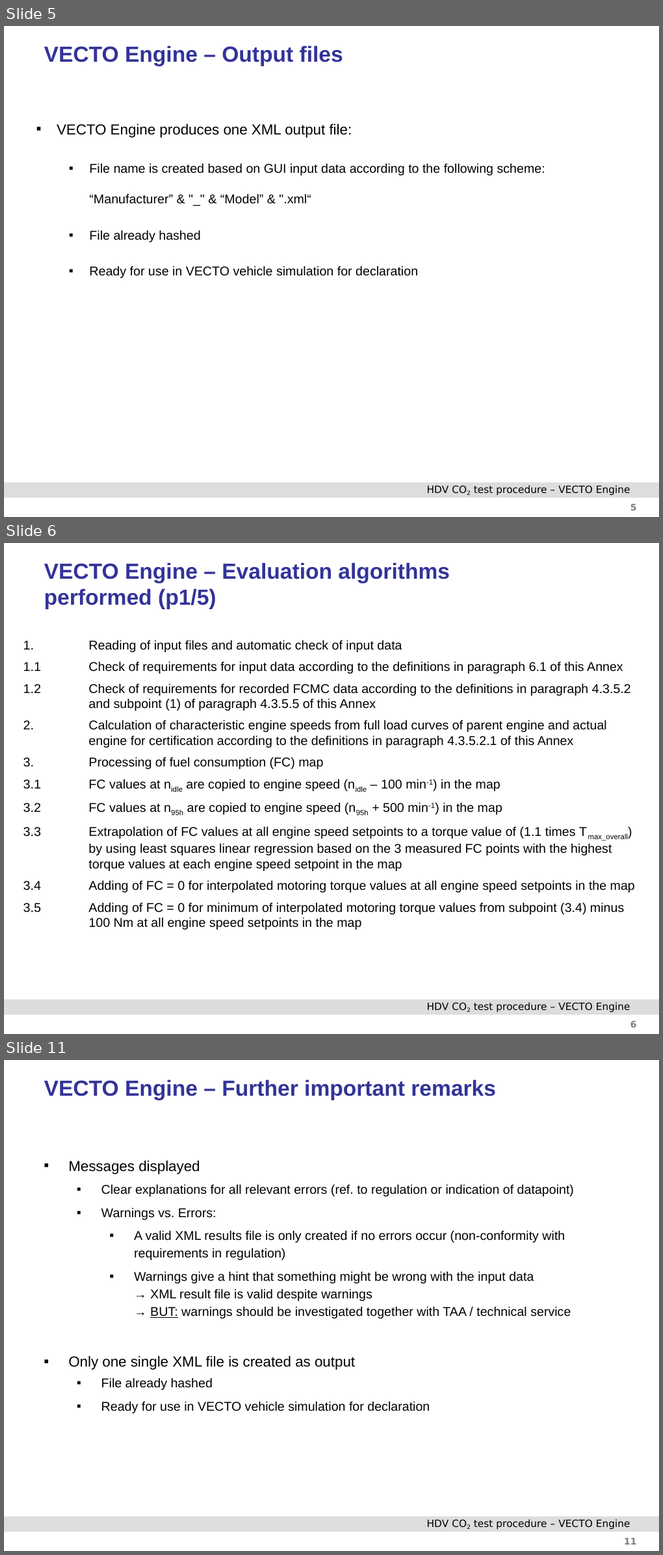
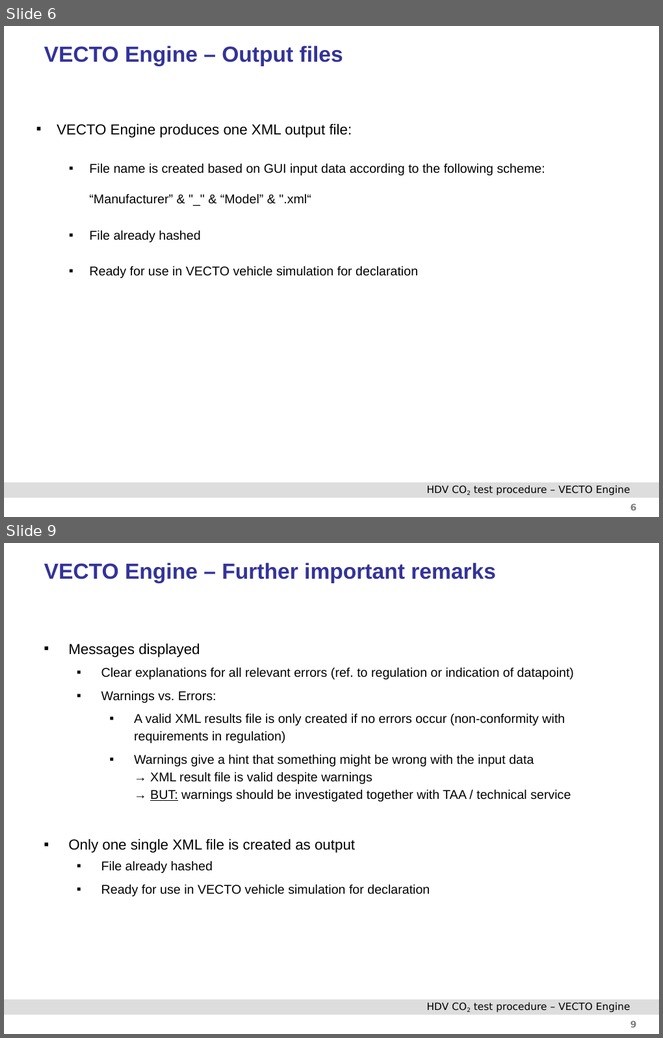
Before and after one commit to NSEE/VECTO_ENGINE_BR, a slide deck: Documentation/TUG_VECTO_Engine_Manual.pptx. Shown one above the other, each under a label of ours: slides 5, 6 and 11 before the commit, slides 6 and 9 after it; the slides between them are not shown. The pictures are 663x1555 and 663x1038 pixels, drawn with LibreOffice and Linux fonts; fonts in the diff are those of the drawing; background and template pictures are left out. Boxes give left, top, right and bottom in pixels: in the first picture for what was removed or moved away, otherwise in the second. Text is boxed around its words. In the diff, an @@ line names an element or a change of style, - is before the commit and + after.

Commit message:
Update of user manual Update of demo data Bugfix for handling of exceptions during reading of map file

```diff
--- a/Documentation/TUG_VECTO_Engine_Manual.pptx
+++ b/Documentation/TUG_VECTO_Engine_Manual.pptx
@@ slide 6 removed at (4, 543, 659, 1034), background #FFFFFF; not listed: 3 template elements that a slide beside it also shows @@
@@ title removed at (44, 563, 450, 609) @@
-VECTO Engine – Evaluation algorithms
-performed (p1/5)
@@ text removed at (24, 640, 635, 930) @@
-1. Reading of input files and automatic check of input data
-1.1 Check of requirements for input data according to the definitions in paragraph 6.1 of this Annex
-1.2 Check of requirements for recorded FCMC data according to the definitions in paragraph 4.3.5.2
-and subpoint (1) of paragraph 4.3.5.5 of this Annex
-2. Calculation of characteristic engine speeds from full load curves of parent engine and actual
-engine for certification according to the definitions in paragraph 4.3.5.2.1 of this Annex
-3. Processing of fuel consumption (FC) map
-3.1 FC values at nidle are copied to engine speed (nidle – 100 min-1) in the map
-3.2 FC values at n95h are copied to engine speed (n95h + 500 min-1) in the map
-3.3 Extrapolation of FC values at all engine speed setpoints to a torque value of (1.1 times Tmax_overall)
-by using least squares linear regression based on the 3 measured FC points with the highest
-torque values at each engine speed setpoint in the map
-3.4 Adding of FC = 0 for interpolated motoring torque values at all engine speed setpoints in the map
-3.5 Adding of FC = 0 for minimum of interpolated motoring torque values from subpoint (3.4) minus
-100 Nm at all engine speed setpoints in the map
@@ what was slide 5 is now slide 6 @@
@@ page number at (631, 504, 637, 511): text changed @@
-5
+6
@@ what was slide 11 is now slide 9 @@
@@ page number at (631, 1021, 637, 1028): text changed @@
-11
+9
```
Also in this commit, not shown: 4 slides changed, 2 slides added, 3 other slides removed, 12 other files.
